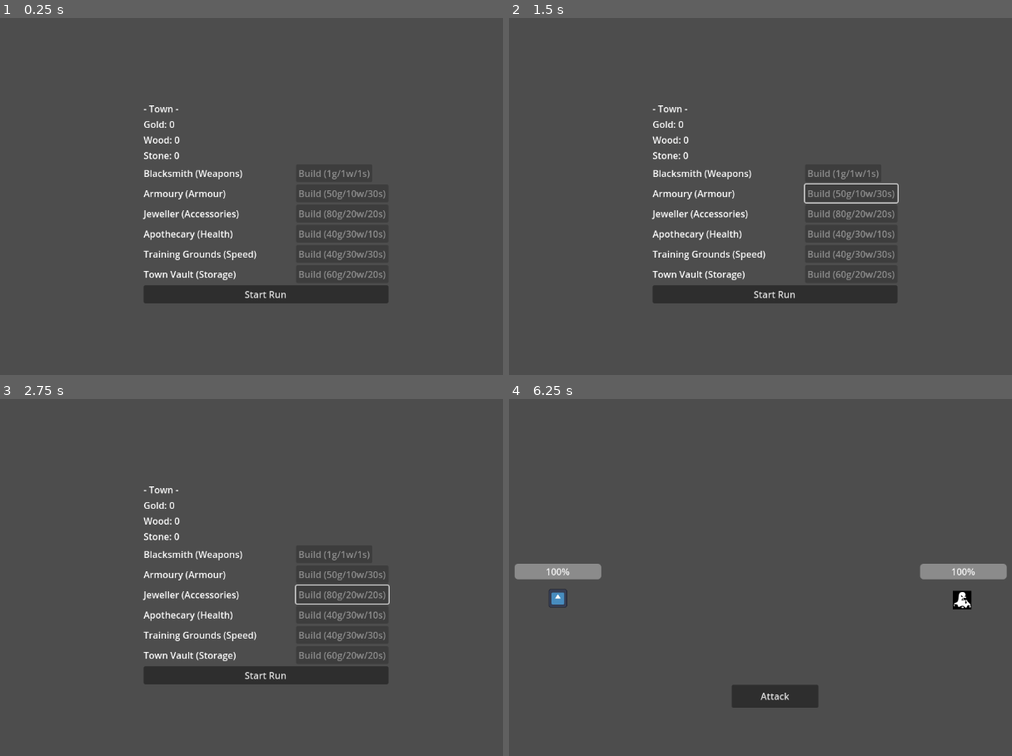
Above: before the commit, frames 1-4 (two rows, left to right).
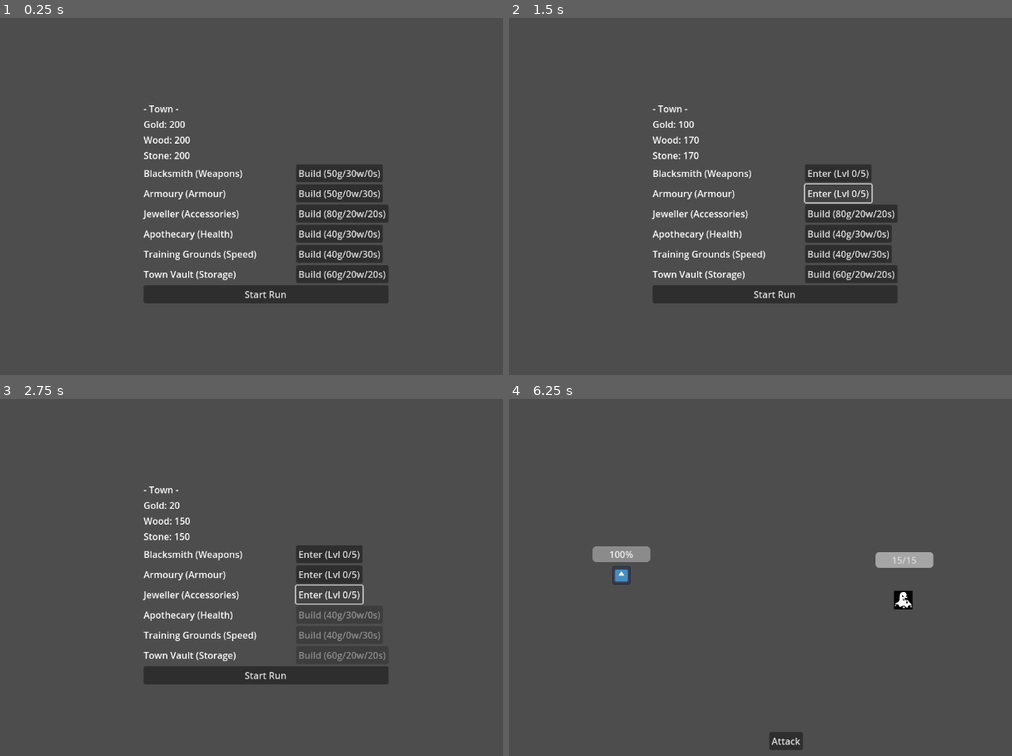
Above: after the commit, the same moments.

Repository: pescmy/HeRoll
Game: Godot game, scene res://scene/town.tscn
Same seed, same stepped clock (60 frames per second), same inputs: the game is played once before the commit and once after it. The engine's default icon, where the game draws it, is replaced by a stand-in: a white triangle on a blue panel in a dark square.
Inputs (mouse positions are in pixels of both pictures, inside the frame that each line leads up to):
- Up to frame 1 (0.25 s): no input
- Up to frame 2 (1.5 s): click (846, 171) at 0.5 s, where only the run after the commit has a clickable "Build (50g/30w/0s)"; click (846, 192) at 1.25 s, where only the run after the commit has a clickable "Build (50g/0w/30s)"
- Up to frame 3 (2.75 s): click (342, 595) at 2 s, where only the run after the commit has a clickable "Build (80g/20w/20s)"
- Up to frame 4 (6.25 s): click "Start Run" at 2.75 s; click "Roll Dice" at 3.5 s; click "Roll Dice" at 4.25 s; click "Roll Dice" at 5 s; tap Enter (ui_accept) at 5.75 s; tap F (attack, bound only after the commit) at 5.85 s; tap L (leave_shop) at 6.02 s; tap Space (attack, bound only before the commit) at 6.05 s

The runs differ from the first frame. In frame 1, 1.2% of the frame differs, in the area x 33-77%, y 28-74%; in frame 2, 1.2%; in frame 3, 0.8%; in frame 4, 4.5%, in the area x 1-100%, y 41-99%.

Commit message:
add in upgrade levels for buildings, floating text for resource tiles, rework battle enemy UI

Diff:
--- a/project.godot
+++ b/project.godot
@@ -35,7 +35,7 @@
 }
 attack={
 "deadzone": 0.2,
-"events": [Object(InputEventKey,"resource_local_to_scene":fa …(140 unchanged characters)… d":false,"keycode":0,"physical_keycode":32,"key_label":0,"unicode":32,"location":0,"echo":false,"script":null)
+"events": [Object(InputEventKey,"resource_local_to_scene":fa …(140 unchanged characters)… d":false,"keycode":0,"physical_keycode":70,"key_label":0,"unicode":102,"location":0,"echo":false,"script":null)
 ]
 }
 extract={
--- a/scene/battle.tscn
+++ b/scene/battle.tscn
@@ -10,12 +10,11 @@
 position = Vector2(-2, 3)
 player = NodePath("../Player")
 
-[node name="BattleUI" type="Node2D" parent="." node_paths=PackedStringArray("battle_controller", "player", "player_health_bar", "enemy_health_bar", "attack_button")]
+[node name="BattleUI" type="Node2D" parent="." node_paths=PackedStringArray("battle_controller", "player", "player_health_bar", "attack_button")]
 script = ExtResource("2_soyo5")
 battle_controller = NodePath("../BattleController")
 player = NodePath("../Player")
 player_health_bar = NodePath("../PlayerHealthBar")
-enemy_health_bar = NodePath("../EnemyHealthBar")
 attack_button = NodePath("../AttackButton")
 
 [node name="Player" parent="." instance=ExtResource("3_q27o7")]
@@ -33,9 +32,3 @@
 offset_top = 260.0
 offset_right = 360.0
 offset_bottom = 287.0
-
-[node name="EnemyHealthBar" type="ProgressBar" parent="."]
-offset_left = 460.0
-offset_top = 260.0
-offset_right = 560.0
-offset_bottom = 287.0
--- /dev/null
+++ b/scene/floating_text.tscn
@@ -0,0 +1,8 @@
+[gd_scene load_steps=2 format=3 uid="uid://3w7fgl4a3okm"]
+
+[ext_resource type="Script" uid="uid://dchneepmoc5od" path="res://scripts/floating_text.gd" id="1_msav1"]
+
+[node name="FloatingText" type="Label"]
+offset_right = 40.0
+offset_bottom = 23.0
+script = ExtResource("1_msav1")
--- a/scene/town.tscn
+++ b/scene/town.tscn
@@ -1,6 +1,8 @@
-[gd_scene load_steps=2 format=3 uid="uid://b11v0lvgnq40"]
+[gd_scene load_steps=3 format=3 uid="uid://b11v0lvgnq40"]
 
 [ext_resource type="Script" uid="uid://cmthj7prycs7v" path="res://scripts/town.gd" id="1_px035"]
+
+[sub_resource type="StyleBoxFlat" id="StyleBoxFlat_px035"]
 
 [node name="Town" type="Node2D"]
 script = ExtResource("1_px035")
@@ -45,3 +47,39 @@
 [node name="StartRunButton" type="Button" parent="UI/VBoxContainer"]
 layout_mode = 2
 text = "Start Run"
+
+[node name="BuildingPanel" type="PanelContainer" parent="UI"]
+anchors_preset = 6
+anchor_left = 1.0
+anchor_top = 0.5
+anchor_right = 1.0
+anchor_bottom = 0.5
+offset_left = -75.0
+offset_top = -87.0
+offset_bottom = 87.0
+grow_horizontal = 0
+grow_vertical = 2
+theme_override_styles/panel = SubResource("StyleBoxFlat_px035")
+
+[node name="VBoxContainer" type="VBoxContainer" parent="UI/BuildingPanel"]
+layout_mode = 2
+
+[node name="Title" type="Label" parent="UI/BuildingPanel/VBoxContainer"]
+layout_mode = 2
+
+[node name="UpgradeLevel" type="Label" parent="UI/BuildingPanel/VBoxContainer"]
+layout_mode = 2
+
+[node name="UpgradeBonus" type="Label" parent="UI/BuildingPanel/VBoxContainer"]
+layout_mode = 2
+
+[node name="UpgradeCost" type="Label" parent="UI/BuildingPanel/VBoxContainer"]
+layout_mode = 2
+
+[node name="UpgradeButton" type="Button" parent="UI/BuildingPanel/VBoxContainer"]
+layout_mode = 2
+text = "Upgrade"
+
+[node name="CloseButton" type="Button" parent="UI/BuildingPanel/VBoxContainer"]
+layout_mode = 2
+text = "Close"
--- a/scripts/battle_controller.gd
+++ b/scripts/battle_controller.gd
@@ -18,21 +18,31 @@
 func _ready():
 	call_deferred("start_battle")
 
+func _process(_delta: float) -> void:
+	if in_battle and Input.is_action_just_pressed("attack"):
+		player_attack()
+
 func start_battle():
 	if in_battle:
 		return
 	in_battle = true
 
-	for i in range(GameData.current_enemy_data.size()):
+	var enemy_count = GameData.current_enemy_data.size()
+	var viewport_width = 1152
+	var enemy_area_start = 550
+	var enemy_area_width = 500
+	var spacing = enemy_area_width / (enemy_count + 1)
+
+	for i in range(enemy_count):
 		var enemy = load("res://scene/enemy.tscn").instantiate()
 		enemy.data = GameData.current_enemy_data[i]
 		add_child(enemy)
-		enemy.position = Vector2(902 + (i * 120), 350)
+		enemy.position = Vector2(enemy_area_start + spacing * (i + 1), 350)
 		enemies.append(enemy)
 
 	current_target = enemies[0]
-	emit_signal("battle_started")
-	emit_signal("target_changed", current_target)
+	battle_started.emit()
+	target_changed.emit(current_target)
 	print("Battle started with %d enemies" % enemies.size())
 
 func player_attack():
--- a/scripts/battle_ui.gd
+++ b/scripts/battle_ui.gd
@@ -1,79 +1,131 @@
 # battle_ui.gd
-extends Node
+extends Node2D
 class_name BattleUI
 
 @export var battle_controller: BattleController
 @export var player: Node2D
 @export var player_health_bar: ProgressBar
-@export var enemy_health_bar: ProgressBar
 @export var attack_button: Button
 
+var enemy_health_bars: Array = []
+
 func _ready():
-	setup_layout()
 	battle_controller.battle_started.connect(_on_battle_started)
 	battle_controller.battle_ended.connect(_on_battle_ended)
 	battle_controller.player_attacked.connect(_on_player_attacked)
 	battle_controller.enemy_attacked.connect(_on_enemy_attacked)
+	battle_controller.enemy_died.connect(_on_enemy_died)
 	battle_controller.target_changed.connect(_on_target_changed)
 	attack_button.pressed.connect(_on_attack_pressed)
+	set_process_input(true)
 
 func setup_layout() -> void:
-	# Player — left side
 	player.position = Vector2(200, 350)
 
-	# Player health bar — centred above player
-	player_health_bar.position = Vector2(125, 290)
+	# Player health bar — same height as enemy bars
+	player_health_bar.position = Vector2(125, 270)
 	player_health_bar.size = Vector2(150, 20)
+	player_health_bar.show_percentage = false
 
-	# Enemy health bar — centred above first enemy
-	enemy_health_bar.position = Vector2(827, 290)
-	enemy_health_bar.size = Vector2(150, 20)
+	# Add label to player health bar
+	var player_hp_label = Label.new()
+	player_hp_label.name = "HPLabel"
+	player_hp_label.set_anchors_preset(Control.PRESET_FULL_RECT)
+	player_hp_label.horizontal_alignment = HORIZONTAL_ALIGNMENT_CENTER
+	player_hp_label.vertical_alignment = VERTICAL_ALIGNMENT_CENTER
+	player_hp_label.add_theme_color_override("font_color", Color.WHITE)
+	player_health_bar.add_child(player_hp_label)
 
-	# Attack button — bottom centre
 	attack_button.position = Vector2(501, 500)
 	attack_button.size = Vector2(150, 40)
+
+func _on_battle_started():
+	_create_enemy_health_bars()
+	update_player_health_bar()
+	attack_button.disabled = false
+
+func _create_enemy_health_bars() -> void:
+	for bar in enemy_health_bars:
+		if is_instance_valid(bar):
+			bar.queue_free()
+	enemy_health_bars.clear()
+
+	for enemy in battle_controller.enemies:
+		var bar = ProgressBar.new()
+		bar.size = Vector2(100, 20)
+		bar.position = enemy.position + Vector2(-50, -80)
+		bar.max_value = enemy.stats.max_health
+		bar.value = enemy.stats.current_health
+		bar.show_percentage = false
+
+		# Add label to enemy health bar
+		var hp_label = Label.new()
+		hp_label.name = "HPLabel"
+		hp_label.set_anchors_preset(Control.PRESET_FULL_RECT)
+		hp_label.horizontal_alignment = HORIZONTAL_ALIGNMENT_CENTER
+		hp_label.vertical_alignment = VERTICAL_ALIGNMENT_CENTER
+		hp_label.add_theme_color_override("font_color", Color.WHITE)
+		hp_label.text = "%d/%d" % [enemy.stats.current_health, enemy.stats.max_health]
+		bar.add_child(hp_label)
+
+		get_parent().add_child(bar)
+		enemy_health_bars.append({"bar": bar, "enemy": enemy})
+
+	for enemy in battle_controller.enemies:
+		var bar = ProgressBar.new()
+		bar.size = Vector2(100, 16)
+		bar.position = enemy.position + Vector2(-50, -80)
+		bar.max_value = enemy.stats.max_health
+		bar.value = enemy.stats.current_health
+		bar.show_percentage = false
+		get_parent().add_child(bar)
+		enemy_health_bars.append({"bar": bar, "enemy": enemy})
+
+func _on_battle_ended(victory: bool):
+	attack_button.disabled = true
+	for entry in enemy_health_bars:
+		if is_instance_valid(entry["bar"]):
+			entry["bar"].queue_free()
+	enemy_health_bars.clear()
+	if victory:
+		print("Victory!")
+	else:
+		print("Defeated!")
 
 func _on_attack_pressed():
 	if battle_controller.in_battle:
 		battle_controller.player_attack()
 
-func _on_battle_started():
-	update_health_bars()
-	attack_button.disabled = false
-
-func _on_battle_ended(victory: bool):
-	attack_button.disabled = true
-	if victory:
-		print("Victory!")
-	else:
-		print("Defeated!")
-
 func _on_player_attacked(_damage: int):
-	update_enemy_health_bar()
+	update_enemy_health_bars()
 
 func _on_enemy_attacked(_damage: int):
 	update_player_health_bar()
 	attack_button.disabled = false
 
-func _on_target_changed(enemy: Node):
-	update_enemy_health_bar()
+func _on_enemy_died(enemy: Node) -> void:
+	# Remove the health bar for the dead enemy
+	for i in range(enemy_health_bars.size()):
+		if enemy_health_bars[i]["enemy"] == enemy:
+			if is_instance_valid(enemy_health_bars[i]["bar"]):
+				enemy_health_bars[i]["bar"].queue_free()
+			enemy_health_bars.remove_at(i)
+			break
 
-func update_health_bars() -> void:
-	update_player_health_bar()
-	update_enemy_health_bar()
+func _on_target_changed(_enemy: Node):
+	update_enemy_health_bars()
 
 func update_player_health_bar() -> void:
 	player_health_bar.max_value = player.get_max_health()
 	player_health_bar.value = player.get_current_health()
+	var label = player_health_bar.get_node_or_null("HPLabel")
+	if label:
+		label.text = "%d/%d" % [player.get_current_health(), player.get_max_health()]
 
-func update_enemy_health_bar() -> void:
-	if battle_controller.current_target != null:
-		enemy_health_bar.max_value = battle_controller.current_target.stats.max_health
-		enemy_health_bar.value = battle_controller.current_target.stats.current_health
-
-func _input(event: InputEvent) -> void:
-	if not event is InputEventKey or not event.pressed:
-		return
-	if battle_controller.in_battle:
-		if Input.is_action_just_pressed("attack"):
-			battle_controller.player_attack()
+func update_enemy_health_bars() -> void:
+	for entry in enemy_health_bars:
+		if is_instance_valid(entry["enemy"]) and is_instance_valid(entry["bar"]):
+			entry["bar"].value = entry["enemy"].stats.current_health
+			var label = entry["bar"].get_node_or_null("HPLabel")
+			if label:
+				label.text = "%d/%d" % [entry["enemy"].stats.current_health, entry["enemy"].stats.max_health]
--- /dev/null
+++ b/scripts/floating_text.gd
@@ -0,0 +1,12 @@
+# floating_text.gd
+extends Label
+
+@export var float_speed: float = 50.0
+@export var lifetime: float = 1.5
+
+func _ready() -> void:
+	var tween = create_tween()
+	tween.set_parallel(true)
+	tween.tween_property(self, "position", position + Vector2(0, -60), lifetime)
+	tween.tween_property(self, "modulate:a", 0.0, lifetime)
+	tween.tween_callback(queue_free).set_delay(lifetime)
--- a/scripts/game_data.gd
+++ b/scripts/game_data.gd
@@ -24,6 +24,11 @@
 func _ready() -> void:
 	init_inventory()
 	SaveManager.load_save()
+	inventory_size = 10 + TownData.get_upgrade_bonus("town_vault_storage")
+	# DEBUG
+	if inventory[0].is_empty():
+		_debug_fill_inventory()
+		inventory_changed.emit()
 	if not board_generated:
 		generate_board()
 		board_generated = true
--- a/scripts/player_movement.gd
+++ b/scripts/player_movement.gd
@@ -140,8 +140,34 @@
 	var success = GameData.add_to_inventory(type, "resource", amount, icons[type])
 	if success:
 		print("💎 Gained %d %s!" % [amount, type])
+		_spawn_floating_text("+%d %s" % [amount, type])
 	else:
+		_spawn_floating_text("Inventory full!")
 		print("❌ Couldn't pick up %s — inventory full!" % type)
+
+func _spawn_floating_text(text: String) -> void:
+	var floating_text = preload("res://scene/floating_text.tscn").instantiate()
+	floating_text.text = text
+
+	# Determine offset based on board position
+	var offset = Vector2(-30, -40) # default top/bottom
+	var total_tiles = get_total_tiles()
+	var top_row = grid_size # 0 to grid_size-1
+	var right_col = grid_size + grid_size - 1 # right column tiles
+	var bottom_row = right_col + grid_size - 1 # bottom row tiles
+
+	if player_index >= grid_size and player_index < grid_size + grid_size - 1:
+		# Right side — float to the right
+		offset = Vector2(40, -30)
+	elif player_index >= grid_size + grid_size - 1 and player_index < total_tiles - (grid_size - 2):
+		# Bottom row — float downward
+		offset = Vector2(-30, 40)
+	elif player_index >= total_tiles - (grid_size - 2):
+		# Left side — float to the left
+		offset = Vector2(-80, -30)
+
+	floating_text.position = position + offset
+	get_parent().add_child(floating_text)
 
 func _pick_enemy(stars: int) -> Array[EnemyData]:
 	var enemy_pool = [
--- a/scripts/player_stats.gd
+++ b/scripts/player_stats.gd
@@ -16,10 +16,10 @@
 
 # --- Setup ---
 func calculate_final_stats(equipment: Node) -> void:
-	max_health = base_health
-	strength = base_strength
-	defense = base_defense
-	speed = base_speed
+	max_health = base_health + TownData.get_upgrade_bonus("apothecary_health")
+	strength = base_strength + TownData.get_upgrade_bonus("blacksmith_strength")
+	defense = base_defense + TownData.get_upgrade_bonus("armoury_defense")
+	speed = base_speed + TownData.get_upgrade_bonus("jeweller_speed") + TownData.get_upgrade_bonus("training_grounds_speed")
 
 	if equipment.equipped_weapon:
 		apply_item(equipment.equipped_weapon)
@@ -28,7 +28,6 @@
 	if equipment.equipped_accessory:
 		apply_item(equipment.equipped_accessory)
 
-	# Restore saved health or start at max
 	if GameData.player_current_health == -1:
 		current_health = max_health
 	else:
@@ -36,7 +35,6 @@
 		print("💾 Restoring health: %d" % current_health)
 
 	GameData.player_max_health = max_health
-
 	print("Final stats => HP: %d/%d, Str: %d, Def: %d, Spd: %d" % [current_health, max_health, strength, defense, speed])
 
 func apply_item(item: Item) -> void:
--- a/scripts/town.gd
+++ b/scripts/town.gd
@@ -6,14 +6,20 @@
 @onready var stone_label: Label = $UI/VBoxContainer/Storage/StoneLabel
 @onready var buildings_container: VBoxContainer = $UI/VBoxContainer/Buildings
 @onready var start_run_button: Button = $UI/VBoxContainer/StartRunButton
+@onready var building_panel: PanelContainer = $UI/BuildingPanel
+@onready var building_panel_title: Label = $UI/BuildingPanel/VBoxContainer/Title
+@onready var upgrade_level_label: Label = $UI/BuildingPanel/VBoxContainer/UpgradeLevel
+@onready var upgrade_cost_label: Label = $UI/BuildingPanel/VBoxContainer/UpgradeCost
+@onready var upgrade_bonus_label: Label = $UI/BuildingPanel/VBoxContainer/UpgradeBonus
+@onready var upgrade_button: Button = $UI/BuildingPanel/VBoxContainer/UpgradeButton
+@onready var close_panel_button: Button = $UI/BuildingPanel/VBoxContainer/CloseButton
 
 const BUILDING_COSTS = {
-	"blacksmith": {"gold": 1, "wood": 1, "stone": 1},
-	#"blacksmith": {"gold": 50, "wood": 30, "stone": 10},
-	"armoury": {"gold": 50, "wood": 10, "stone": 30},
+	"blacksmith": {"gold": 50, "wood": 30, "stone": 0},
+	"armoury": {"gold": 50, "wood": 0, "stone": 30},
 	"jeweller": {"gold": 80, "wood": 20, "stone": 20},
-	"apothecary": {"gold": 40, "wood": 30, "stone": 10},
-	"training_grounds": {"gold": 40, "wood": 30, "stone": 30},
+	"apothecary": {"gold": 40, "wood": 30, "stone": 0},
+	"training_grounds": {"gold": 40, "wood": 0, "stone": 30},
 	"town_vault": {"gold": 60, "wood": 20, "stone": 20},
 }
 
@@ -26,19 +32,34 @@
 	"town_vault": "Town Vault (Storage)",
 }
 
+const UPGRADE_LABELS = {
+	"blacksmith": "Strength",
+	"armoury": "Defense",
+	"jeweller": "Speed",
+	"apothecary": "Max Health",
+	"training_grounds": "Speed",
+	"town_vault": "Inventory Slots",
+}
+
+var selected_building: String = ""
+
 func _ready() -> void:
+	# DEBUG - remove before release
+	if TownData.town_storage["gold"] == 0:
+		TownData.town_storage["gold"] = 200
+		TownData.town_storage["wood"] = 200
+		TownData.town_storage["stone"] = 200
+
 	TownData.town_storage_changed.connect(refresh)
 	TownData.building_constructed.connect(_on_building_constructed)
+	TownData.upgrade_purchased.connect(_on_upgrade_purchased)
 	start_run_button.pressed.connect(_on_start_run_pressed)
+	upgrade_button.pressed.connect(_on_upgrade_pressed)
+	close_panel_button.pressed.connect(_close_building_panel)
+	building_panel.hide()
 	_build_building_rows()
 	refresh()
 	_update_start_button()
-
-func _update_start_button() -> void:
-	if GameData.player_tile_index > 0:
-		start_run_button.text = "Continue Run"
-	else:
-		start_run_button.text = "Start Run"
 
 func refresh() -> void:
 	gold_label.text = "Gold: %d" % TownData.town_storage.get("gold", 0)
@@ -58,7 +79,7 @@
 
 		var button = Button.new()
 		button.name = "Button"
-		button.pressed.connect(_on_build_pressed.bind(building_name))
+		button.pressed.connect(_on_building_button_pressed.bind(building_name))
 		hbox.add_child(button)
 
 		buildings_container.add_child(hbox)
@@ -70,24 +91,76 @@
 		var button: Button = hbox.get_node("Button")
 		var cost = BUILDING_COSTS[building_name]
 		var built = TownData.buildings.get(building_name, false)
+		var level = TownData.get_upgrade_level(building_name)
 
 		label.text = BUILDING_LABELS[building_name]
 
 		if built:
-			button.text = "Built"
-			button.disabled = true
+			button.text = "Enter (Lvl %d/%d)" % [level, TownData.MAX_UPGRADE_LEVEL]
+			button.disabled = false
 		else:
 			button.text = "Build (%dg/%dw/%ds)" % [cost["gold"], cost["wood"], cost["stone"]]
 			button.disabled = not TownData.can_afford(cost)
 
-func _on_build_pressed(building_name: String) -> void:
-	TownData.construct_building(building_name, BUILDING_COSTS[building_name])
+func _on_building_button_pressed(building_name: String) -> void:
+	if building_panel.visible:
+		return
+	if TownData.buildings[building_name]:
+		_open_building_panel(building_name)
+	else:
+		TownData.construct_building(building_name, BUILDING_COSTS[building_name])
+
+func _open_building_panel(building_name: String) -> void:
+	selected_building = building_name
+	_refresh_building_panel()
+	building_panel.show()
+
+	start_run_button.disabled = true
+	for b in BUILDING_COSTS:
+		buildings_container.get_node(building_name).get_node("Button").disabled = true
+
+func _refresh_building_panel() -> void:
+	if selected_building == "":
+		return
+	var level = TownData.get_upgrade_level(selected_building)
+	var cost = TownData.get_upgrade_cost(selected_building)
+	var bonus = TownData.get_upgrade_bonus(TownData.BUILDING_UPGRADES[selected_building])
+	var stat = UPGRADE_LABELS[selected_building]
+
+	building_panel_title.text = BUILDING_LABELS[selected_building]
+	upgrade_level_label.text = "Level: %d / %d" % [level, TownData.MAX_UPGRADE_LEVEL]
+	upgrade_bonus_label.text = "Current bonus: +%d %s" % [bonus, stat]
+
+	if level >= TownData.MAX_UPGRADE_LEVEL:
+		upgrade_cost_label.text = "Max level reached"
+		upgrade_button.disabled = true
+	else:
+		upgrade_cost_label.text = "Next level: %d gold" % cost
+		upgrade_button.disabled = TownData.town_storage["gold"] < cost
+
+func _on_upgrade_pressed() -> void:
+	TownData.purchase_upgrade(selected_building)
+	_refresh_building_panel()
+
+func _on_upgrade_purchased(_key: String) -> void:
+	_refresh_building_buttons()
 
 func _on_building_constructed(_building_name: String) -> void:
 	_refresh_building_buttons()
 
+func _close_building_panel() -> void:
+	selected_building = ""
+	building_panel.hide()
+	start_run_button.disabled = false
+	_refresh_building_buttons()
+
+func _update_start_button() -> void:
+	if GameData.player_tile_index > 0:
+		start_run_button.text = "Continue Run"
+	else:
+		start_run_button.text = "Start Run"
+
 func _on_start_run_pressed() -> void:
-	# Only reset if starting fresh, not continuing
 	if GameData.player_tile_index == 0:
 		GameData.reset_run()
 		SaveManager.save()
--- a/scripts/town_data.gd
+++ b/scripts/town_data.gd
@@ -17,14 +17,49 @@
 }
 
 var upgrades: Dictionary = {
-	"max_health": 0,
-	"strength": 0,
-	"defense": 0,
-	"speed": 0
+	"blacksmith_strength": 0,
+	"armoury_defense": 0,
+	"jeweller_speed": 0,
+	"apothecary_health": 0,
+	"training_grounds_speed": 0,
+	"town_vault_storage": 0
+}
+
+const MAX_UPGRADE_LEVEL = 5
+const UPGRADE_BASE_COST = 10
+
+# Which upgrade key belongs to which building
+const BUILDING_UPGRADES = {
+	"blacksmith": "blacksmith_strength",
+	"armoury": "armoury_defense",
+	"jeweller": "jeweller_speed",
+	"apothecary": "apothecary_health",
+	"training_grounds": "training_grounds_speed",
+	"town_vault": "town_vault_storage"
+}
+
+# What each upgrade gives per level
+const UPGRADE_STAT = {
+	"blacksmith_strength": "strength",
+	"armoury_defense": "defense",
+	"jeweller_speed": "speed",
+	"apothecary_health": "health",
+	"training_grounds_speed": "speed",
+	"town_vault_storage": "storage"
+}
+
+const UPGRADE_VALUE_PER_LEVEL = {
+	"blacksmith_strength": 2,
+	"armoury_defense": 2,
+	"jeweller_speed": 1,
+	"apothecary_health": 10,
+	"training_grounds_speed": 1,
+	"town_vault_storage": 2
 }
 
 signal town_storage_changed
 signal building_constructed(building_name: String)
+signal upgrade_purchased(upgrade_key: String)
 
 func add_to_storage(resource_name: String, amount: int) -> void:
 	if town_storage.has(resource_name):
@@ -55,16 +90,32 @@
 	print("✅ Built %s!" % building_name)
 	return true
 
-func get_upgrade_cost(upgrade_name: String) -> int:
-	return (upgrades[upgrade_name] + 1) * 10
+func get_upgrade_level(building_name: String) -> int:
+	var key = BUILDING_UPGRADES[building_name]
+	return upgrades.get(key, 0)
 
-func purchase_upgrade(upgrade_name: String) -> bool:
-	var cost = get_upgrade_cost(upgrade_name)
+func get_upgrade_cost(building_name: String) -> int:
+	var level = get_upgrade_level(building_name)
+	if level >= MAX_UPGRADE_LEVEL:
+		return -1
+	return int(UPGRADE_BASE_COST * pow(3, level))
+
+func purchase_upgrade(building_name: String) -> bool:
+	var key = BUILDING_UPGRADES[building_name]
+	var level = upgrades.get(key, 0)
+	if level >= MAX_UPGRADE_LEVEL:
+		print("❌ Max level reached!")
+		return false
+	var cost = get_upgrade_cost(building_name)
 	if town_storage["gold"] < cost:
 		print("❌ Not enough gold!")
 		return false
 	town_storage["gold"] -= cost
-	upgrades[upgrade_name] += 1
+	upgrades[key] += 1
 	town_storage_changed.emit()
-	print("✅ Upgraded %s to level %d!" % [upgrade_name, upgrades[upgrade_name]])
+	upgrade_purchased.emit(key)
+	print("✅ Upgraded %s to level %d!" % [building_name, upgrades[key]])
 	return true
+
+func get_upgrade_bonus(upgrade_key: String) -> int:
+	return upgrades.get(upgrade_key, 0) * UPGRADE_VALUE_PER_LEVEL.get(upgrade_key, 0)
Not shown: 1 places in scene/death_screen.tscn that only renumber resources
Not shown, added: scripts/floating_text.gd.uid
